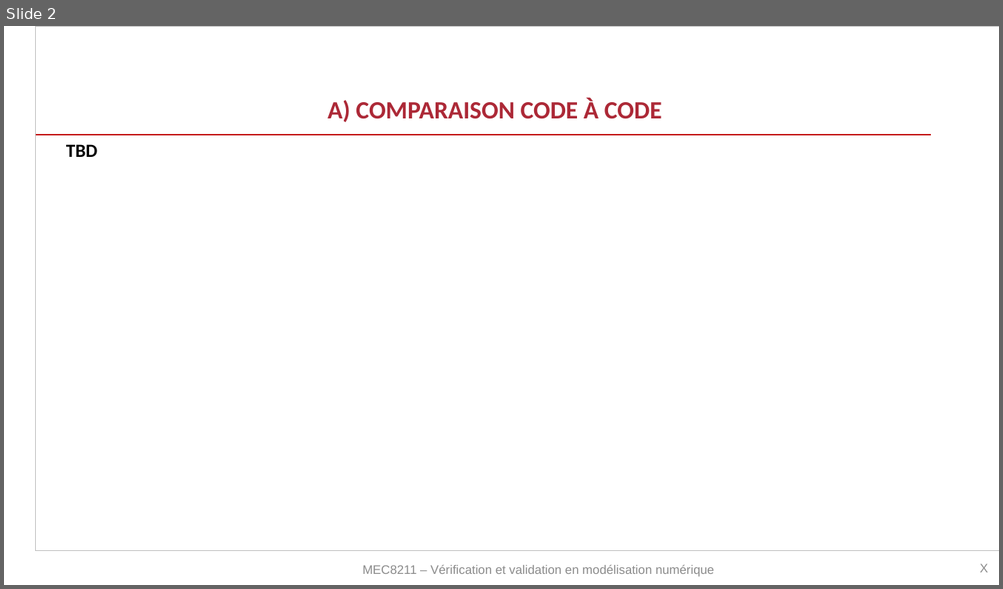
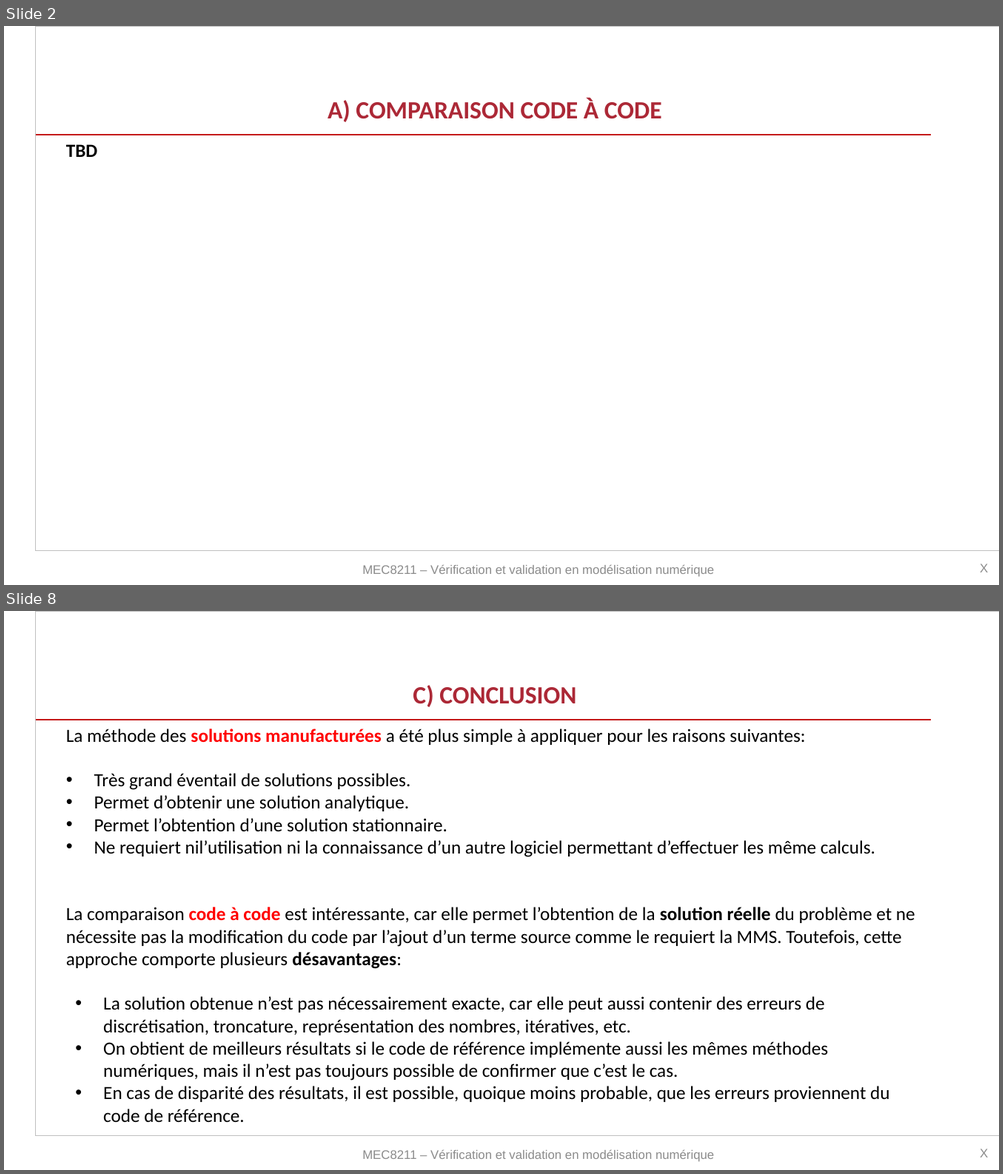
Before and after one commit to tiduru/MEC8211_VetV, a slide deck: Devoir2/MEC8211_Devoir2.pptx. Shown one above the other, each under a label of ours: slide 2 before the commit, slides 2 and 8 after it; the slides between them are not shown. The pictures are 1003x589 and 1003x1174 pixels, drawn with LibreOffice and Linux fonts; fonts in the diff are those of the drawing; background and template pictures are left out. Boxes give left, top, right and bottom in pixels: in the first picture for what was removed or moved away, otherwise in the second. Text is boxed around its words. In the diff, an @@ line names an element or a change of style, - is before the commit and + after.

```diff
--- a/Devoir2/MEC8211_Devoir2.pptx
+++ b/Devoir2/MEC8211_Devoir2.pptx
@@ slide 8 added at <box>4,611,999,1170</box>, background #FFFFFF; not listed: 1 template element that a slide beside it also shows @@
@@ title added at <box>412,685,576,707</box>, 24 pt, text #AC2836, bold @@
+C) CONCLUSION
@@ line added from (35, 720) to (930, 720), #C41A1A 1 pt @@
@@ text added at <box>66,729,915,1122</box>, 18 pt, text #000000 @@
+La méthode des solutions manufacturées a été plus simple à appliquer pour les raisons suivantes:
+• Très grand éventail de solutions possibles.
+• Permet d’obtenir une solution analytique.
+• Permet l’obtention d’une solution stationnaire.
+• Ne requiert nil’utilisation ni la connaissance d’un autre logiciel permettant d’effectuer les même calculs.
+La comparaison code à code est intéressante, car elle permet l’obtention de la solution réelle du problème et ne nécessite pas la modification du code par l’ajout d’un terme source comme le requiert la MMS. Toutefois, cette approche comporte plusieurs désavantages:
+  • La solution obtenue n’est pas nécessairement exacte, car elle peut aussi contenir des erreurs de discrétisation, troncature, représentation des nombres, itératives, etc.
+  • On obtient de meilleurs résultats si le code de référence implémente aussi les mêmes méthodes numériques, mais il n’est pas toujours possible de confirmer que c’est le cas.
+  • En cas de disparité des résultats, il est possible, quoique moins probable, que les erreurs proviennent du code de référence.
@@ text added at <box>362,1150,714,1162</box>, 12 pt, text #8C8C8C @@
+MEC8211 – Vérification et validation en modélisation numérique
@@ text added at <box>979,1149,987,1158</box>, 12 pt, text #8C8C8C @@
+X
```
Also in this commit, not shown: 3 slides changed, 2 other slides added, 3 other files.
